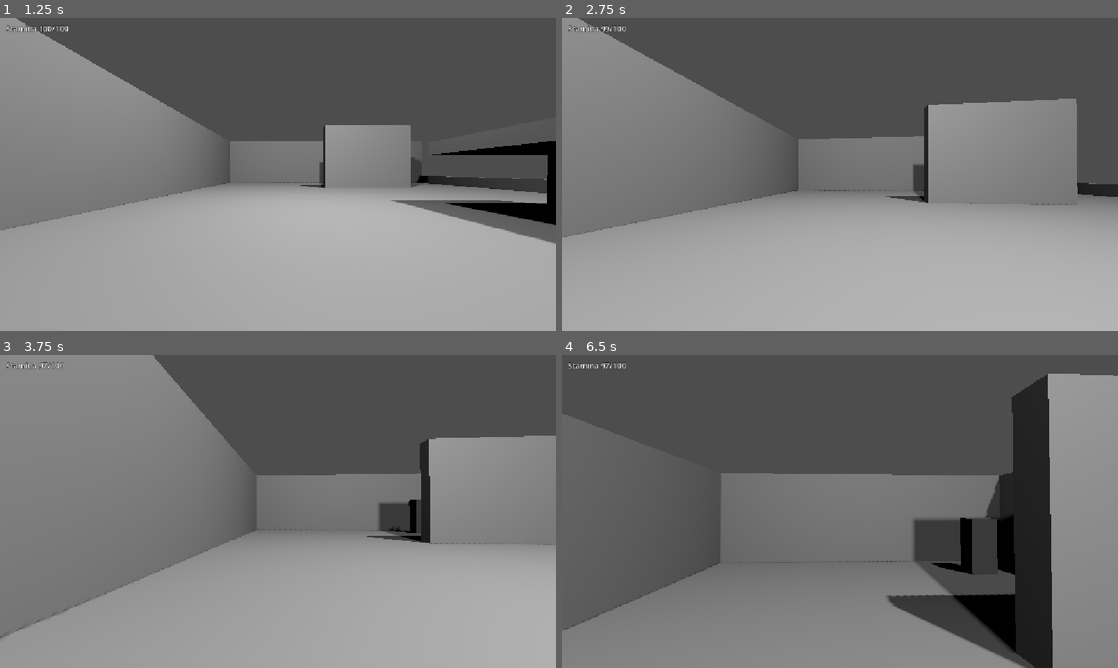
Above: before the commit, frames 1-4 (two rows, left to right).
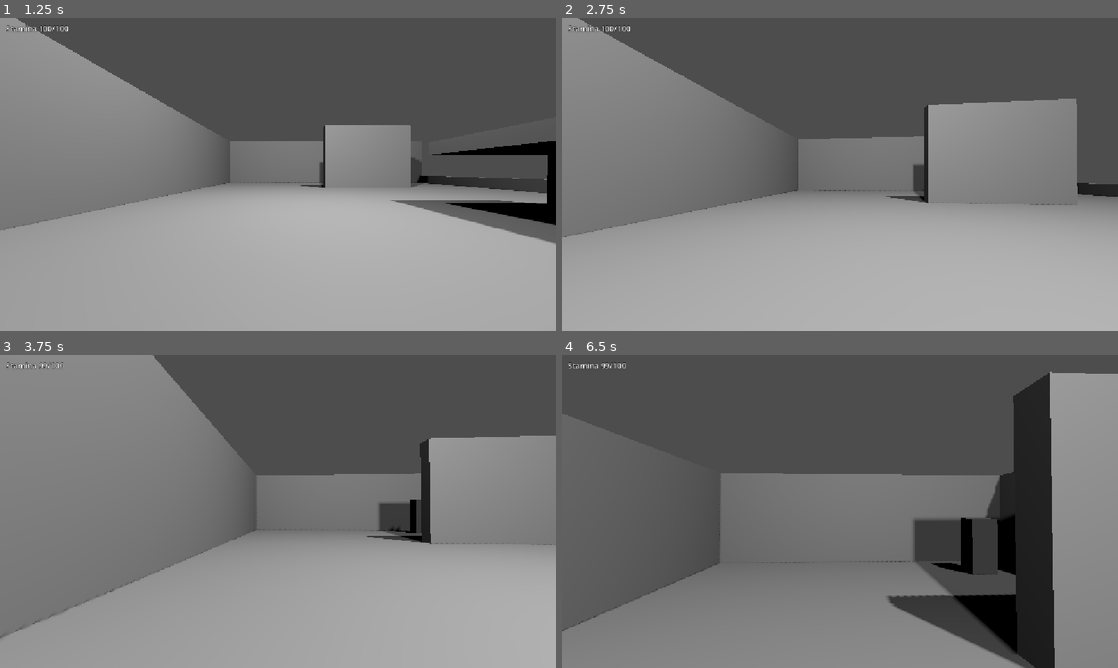
Above: after the commit, the same moments.

Repository: dawidseipold/blind-step
Game: Godot game, scene res://bench.tscn
Same seed, same stepped clock (60 frames per second), same inputs: the game is played once before the commit and once after it.
Inputs (mouse positions are in pixels of both pictures, inside the frame that each line leads up to):
- Up to frame 1 (1.25 s): tap Enter at 0.5 s; move the mouse to (272, 180) at 0.52 s; hold W (walk_forward) from 0.53 s (still down); hold Ctrl (crouch) from 0.53 s (still down); click (272, 180) at 0.67 s; tap Shift (sprint) at 0.8 s
- Up to frame 2 (2.75 s): keep holding W (walk_forward); move the mouse to (878, 177) at 1.27 s; release Ctrl (crouch) at 1.28 s; tap Shift (sprint) at 1.35, 2.3 s; tap Ctrl (crouch) at 1.55 s; move the mouse to (795, 171) at 2.02 s; hold Ctrl (crouch) from 2.03 s (still down)
- Up to frame 3 (3.75 s): move the mouse to (283, 511) at 2.77 s; release W (walk_forward) at 2.78 s; release Ctrl (crouch) at 2.78 s; hold A (walk_left) 2.78-3.53 s; tap Shift (sprint) at 2.85 s; click (283, 511) at 2.92 s; tap Ctrl (crouch) at 3.05 s; move the mouse to (255, 505) at 3.52 s; hold W (walk_forward) from 3.53 s (still down); hold Ctrl (crouch) from 3.53 s (still down)
- Up to frame 4 (6.5 s): tap Shift (sprint) at 3.8, 4.35, 5.3, 5.85 s; move the mouse to (867, 511) at 4.27 s; release Ctrl (crouch) at 4.28 s; tap Ctrl (crouch) at 4.55, 6.05 s; move the mouse to (812, 511) at 5.02 s; hold Ctrl (crouch) 5.03-5.78 s; click (812, 511) at 5.17 s; move the mouse to (851, 505) at 5.77 s; release W (walk_forward) at 5.78 s; hold D (walk_right) from 5.78 s (still down)

Frame 1 is identical in both runs. In frame 2, less than 0.1% of the frame differs, in the area x 7-13%, y 2-5%; in frame 3, less than 0.1%; in frame 4, 0.5%, in the area x 0-100%, y 2-100%.

Commit message:
Dodaj ślizg z biegu, rezerwę kondycji i aktualne założenia gry

Diff:
--- a/game/blind-step/bench_readout.gd
+++ b/game/blind-step/bench_readout.gd
@@ -5,7 +5,12 @@
 
 func _process(_delta: float) -> void:
 	if visible:
-		text = "Stamina %d/100" % roundi(player.stamina * 100.0)
+		var lines := PackedStringArray(["Stamina %d/100" % roundi(player.stamina * 100.0)])
+		if player.slide_left > 0.0:
+			lines.append("Ślizg")
+		if player.reserve_wait:
+			lines.append("Rezerwa · dłuższy odpoczynek")
+		text = "\n".join(lines)
 
 func _unhandled_key_input(event: InputEvent) -> void:
 	if event is InputEventKey and event.keycode == KEY_F3 and event.pressed and not event.echo:
--- a/game/blind-step/player.gd
+++ b/game/blind-step/player.gd
@@ -6,10 +6,12 @@
 @export_range(1.0, 80.0, 0.5) var braking := 30.0
 @export_range(0.01, 1.0, 0.01) var degrees_per_pixel := 0.12
 @export_group("Sprint")
-@export_range(3.0, 9.0, 0.1) var sprint_speed := 5.2
-@export_range(0.5, 10.0, 0.1) var sprint_seconds := 2.5
+@export_range(3.0, 12.0, 0.1) var sprint_speed := 8.0
+@export_range(0.5, 15.0, 0.1) var sprint_seconds := 6.0
 @export_range(0.0, 5.0, 0.05) var recovery_delay := 1.25
 @export_range(0.5, 12.0, 0.1) var recovery_seconds := 4.0
+@export_group("Slide")
+@export_range(0.2, 1.2, 0.05) var slide_seconds := 0.65
 @onready var camera: Camera3D = $Camera3D
 @onready var collider: CollisionShape3D = $Collider
 @onready var capsule: CapsuleShape3D = collider.shape
@@ -17,6 +19,12 @@
 @onready var standing_eye_height := camera.position.y
 
 const CROUCH_HEIGHT := 1.0
+const RESERVE := 0.20
+const SLIDE_COST := 0.08
+var reserve_wait := false
+var ran_last_tick := false
+var slide_left := 0.0
+var slide_velocity := Vector2.ZERO
 var crouching := false
 var stamina := 1.0
 var recovery_wait := 0.0
@@ -42,7 +50,13 @@
 		camera.rotation_degrees.x = clampf(camera.rotation_degrees.x - event.screen_relative.y * degrees_per_pixel, -85.0, 85.0)
 
 func _physics_process(delta: float) -> void:
-	update_stance()
+	var horizontal := Vector2(velocity.x, velocity.z)
+	if not crouching and Input.is_action_pressed("crouch") and ran_last_tick and is_on_floor() and horizontal.length() >= sprint_speed * 0.75 and stamina >= SLIDE_COST:
+		slide_left = slide_seconds
+		slide_velocity = horizontal
+		spend_stamina(SLIDE_COST)
+	var sliding := slide_left > 0.0
+	update_stance(sliding or Input.is_action_pressed("crouch"))
 	var axes := Input.get_vector("walk_left", "walk_right", "walk_forward", "walk_back")
 	var direction := transform.basis * Vector3(axes.x, 0.0, axes.y)
 	var speed := crouch_speed if crouching else walk_speed
@@ -53,26 +67,39 @@
 	if sprinting:
 		speed = sprint_speed
 	var target := Vector2(direction.x, direction.z) * speed
-	var horizontal := Vector2(velocity.x, velocity.z)
-	var slowing := horizontal.length_squared() > target.length_squared() or horizontal.dot(target) < 0.0
-	horizontal = horizontal.move_toward(target, (braking if slowing else acceleration) * delta)
+	if sliding:
+		horizontal = slide_velocity.normalized() * lerpf(crouch_speed, slide_velocity.length(), slide_left / slide_seconds)
+	else:
+		var slowing := horizontal.length_squared() > target.length_squared() or horizontal.dot(target) < 0.0
+		horizontal = horizontal.move_toward(target, (braking if slowing else acceleration) * delta)
 	velocity.x = horizontal.x
 	velocity.z = horizontal.y
 	if not is_on_floor():
 		velocity += get_gravity() * delta
 	move_and_slide()
 	var travel := get_position_delta()
-	if sprinting and Vector2(travel.x, travel.z).length() > 0.0001:
-		stamina = maxf(0.0, stamina - delta / sprint_seconds)
-		recovery_wait = recovery_delay
-		exhausted = is_zero_approx(stamina)
+	ran_last_tick = sprinting and Vector2(travel.x, travel.z).length() > 0.0001
+	if sliding:
+		slide_left = 0.0 if is_on_wall() or not is_on_floor() else maxf(0.0, slide_left - delta)
+	elif ran_last_tick:
+		var budget := delta / sprint_seconds
+		var above_reserve := minf(budget, maxf(0.0, stamina - RESERVE))
+		spend_stamina(above_reserve + (budget - above_reserve) * 0.5)
 	elif recovery_wait > 0.0:
 		recovery_wait = maxf(0.0, recovery_wait - delta)
+		if is_zero_approx(recovery_wait):
+			recovery_wait = 0.0
+			reserve_wait = false
 	else:
 		stamina = minf(1.0, stamina + delta / recovery_seconds)
 
-func update_stance() -> void:
-	var wants_crouch := Input.is_action_pressed("crouch")
+func spend_stamina(amount: float) -> void:
+	stamina = maxf(0.0, stamina - amount)
+	reserve_wait = stamina <= RESERVE or is_equal_approx(stamina, RESERVE)
+	exhausted = is_zero_approx(stamina)
+	recovery_wait = recovery_delay * (2.0 if reserve_wait else 1.0)
+
+func update_stance(wants_crouch: bool) -> void:
 	if wants_crouch == crouching:
 		return
 	if not wants_crouch:
Not shown, changed: AGENTS.md
Not shown, changed: DESIGN.md
Not shown, changed: ROADMAP.md
Not shown, added: docs/drafts/fabula.md
Not shown, changed: docs/etapy.md
Not shown, added: docs/ruch.md
Not shown, changed: sync-issues.ps1
